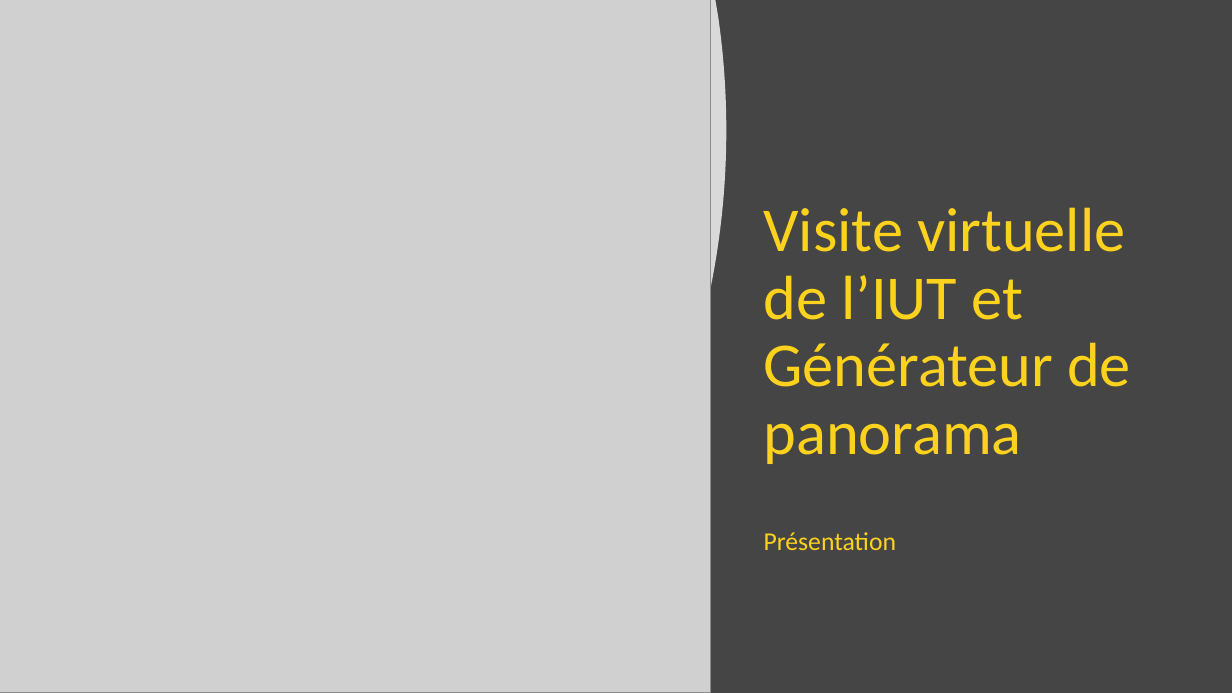
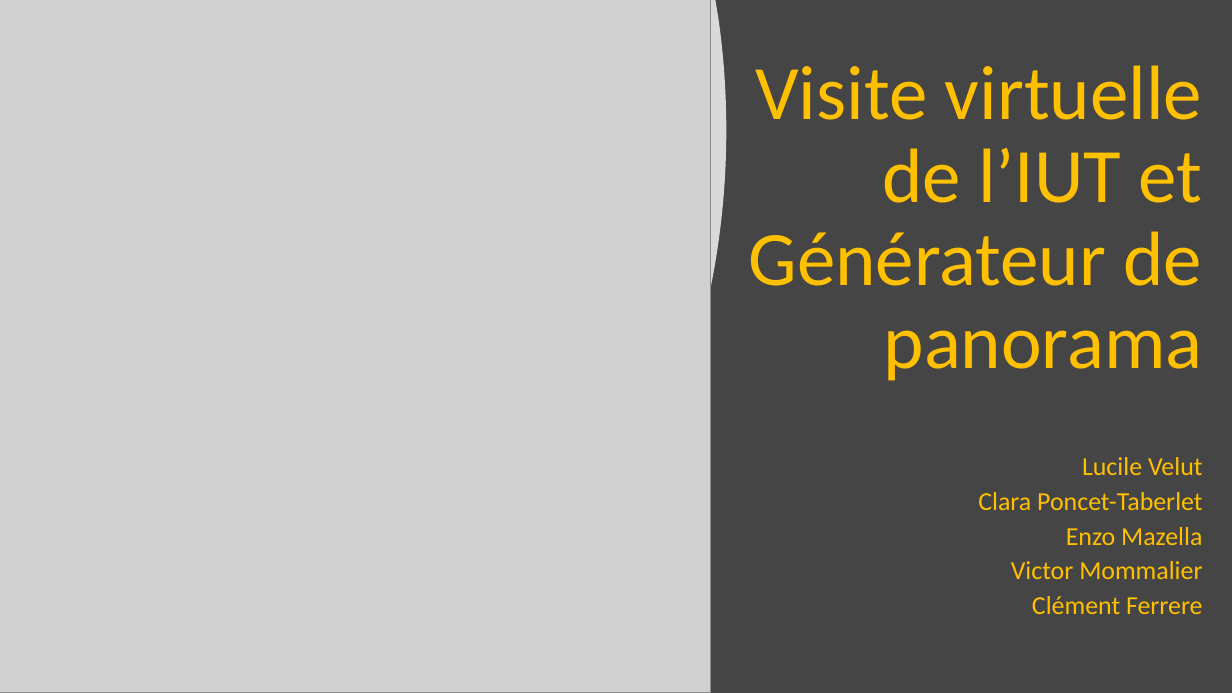
Before and after one commit to Victor-Mom/Projet-Tut-Documentation, a slide deck: slide 1 of Soutenance/Visite virtuelle de l’IUT et Générateur de panorama.pptx. Drawn at 1232x693 pixels with LibreOffice and Linux fonts; fonts in the diff are those of the drawing; grey boxes stand for pictures. Boxes give left, top, right and bottom in pixels: in the first picture for what was removed or moved away, otherwise in the second. Text is boxed around its words. In the diff, an @@ line names an element or a change of style, - is before the commit and + after.

```diff
--- a/Soutenance/Visite virtuelle de l’IUT et Générateur de panorama.pptx
+++ b/Soutenance/Visite virtuelle de l’IUT et Générateur de panorama.pptx
@@ title "Visite virtuelle de l’IUT et ..." moved from (x1=764, y1=207, x2=1131, y2=464) to (x1=749, y1=65, x2=1203, y2=381) @@
@@ title "Visite virtuelle de l’IUT et ..." at (x1=749, y1=65, x2=1203, y2=381): size 48.6 to 60 pt, text colour #FCD21C to #FFC000; alignment left to right @@
@@ subtitle at (x1=978, y1=457, x2=1203, y2=614): text changed; size 20 to 20.1 pt; text colour #FCD21C to #FFC000 @@
-Présentation
+Lucile Velut
+Clara Poncet-Taberlet
+Enzo Mazella
+Victor Mommalier
+Clément Ferrere
```
Also in this commit, not shown: 3 other files.
